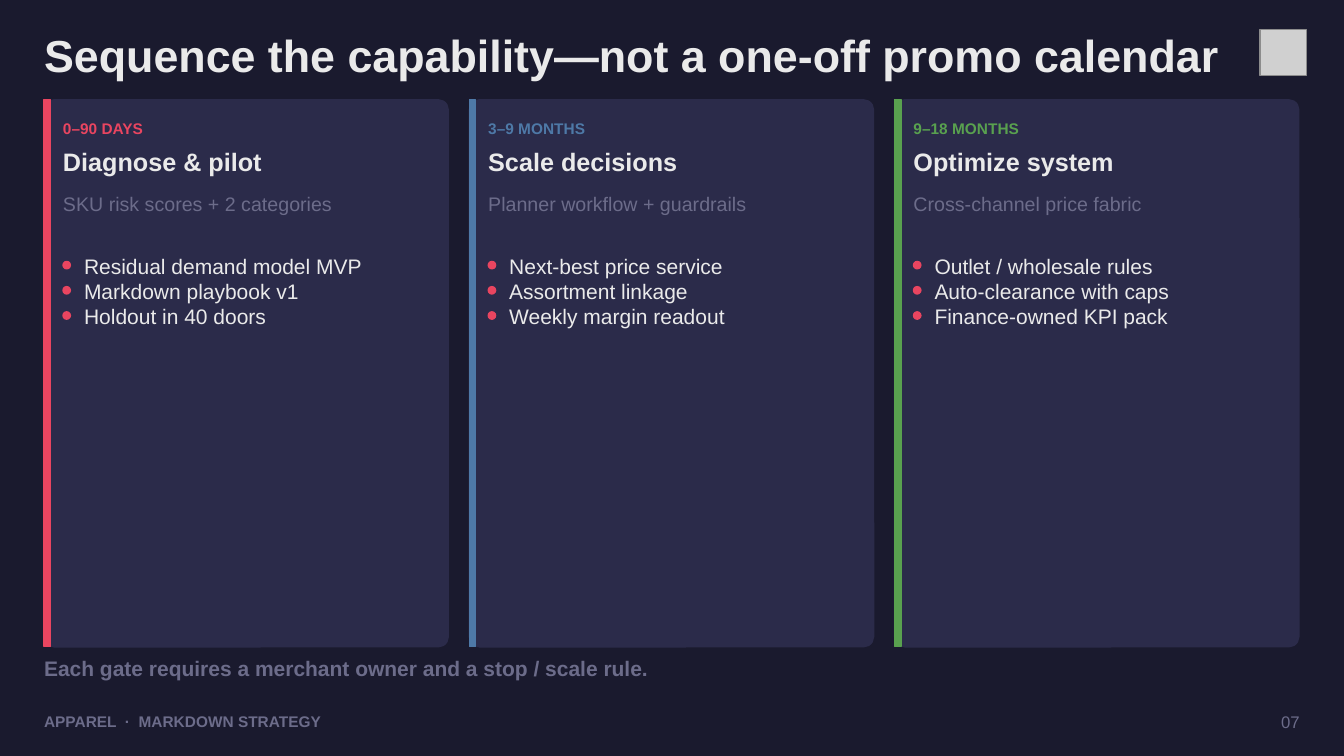
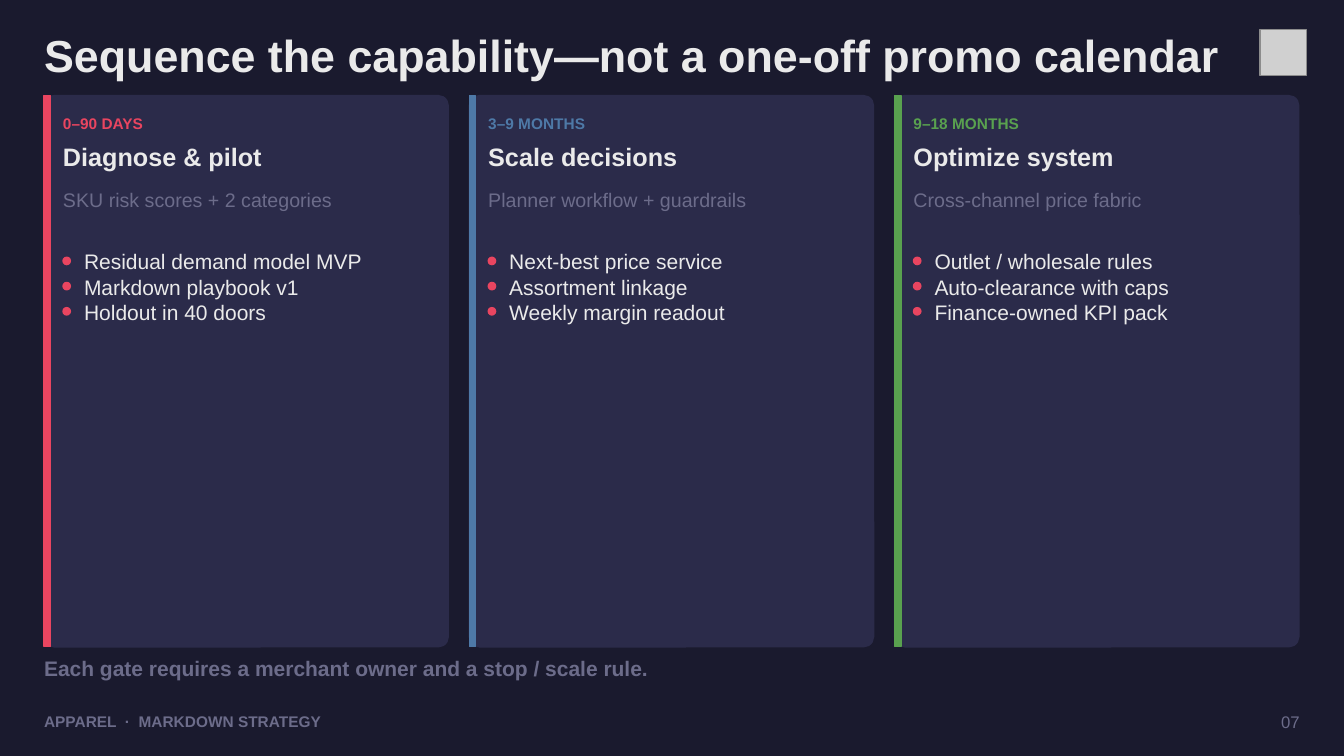
Before and after one commit to dhanesh123in/ppt-gen, a slide deck: slide 7 of examples/apparel-markdown.pptx. Drawn at 1344x756 pixels with LibreOffice and Linux fonts; fonts in the diff are those of the drawing; grey boxes stand for pictures. Boxes give left, top, right and bottom in pixels: in the first picture for what was removed or moved away, otherwise in the second. Text is boxed around its words. In the diff, an @@ line names an element or a change of style, - is before the commit and + after.

```diff
--- a/examples/apparel-markdown.pptx
+++ b/examples/apparel-markdown.pptx
@@ rounded rectangle: place and size @@
-rounded rectangle at box(44, 100, 449, 647)
+rounded rectangle at box(44, 96, 449, 647)
@@ rectangle: place and size @@
-rectangle at box(44, 100, 50, 647)
+rectangle at box(44, 96, 50, 647)
@@ rounded rectangle: place and size @@
-rounded rectangle at box(470, 100, 874, 647)
+rounded rectangle at box(470, 96, 874, 647)
@@ rectangle: place and size @@
-rectangle at box(470, 100, 476, 647)
+rectangle at box(470, 96, 476, 647)
@@ rounded rectangle: place and size @@
-rounded rectangle at box(895, 100, 1300, 647)
+rounded rectangle at box(895, 96, 1300, 647)
@@ rectangle: place and size @@
-rectangle at box(895, 100, 901, 647)
+rectangle at box(895, 96, 901, 647)
@@ 18 texts, 9 rounded rectangles: place and size @@
-18 texts, 9 rounded rectangles at box(63, 123, 1169, 328)
+18 texts, 9 rounded rectangles at box(63, 118, 1169, 324)
```
Also in this commit, not shown: 4 other slides changed, 19 other files.
